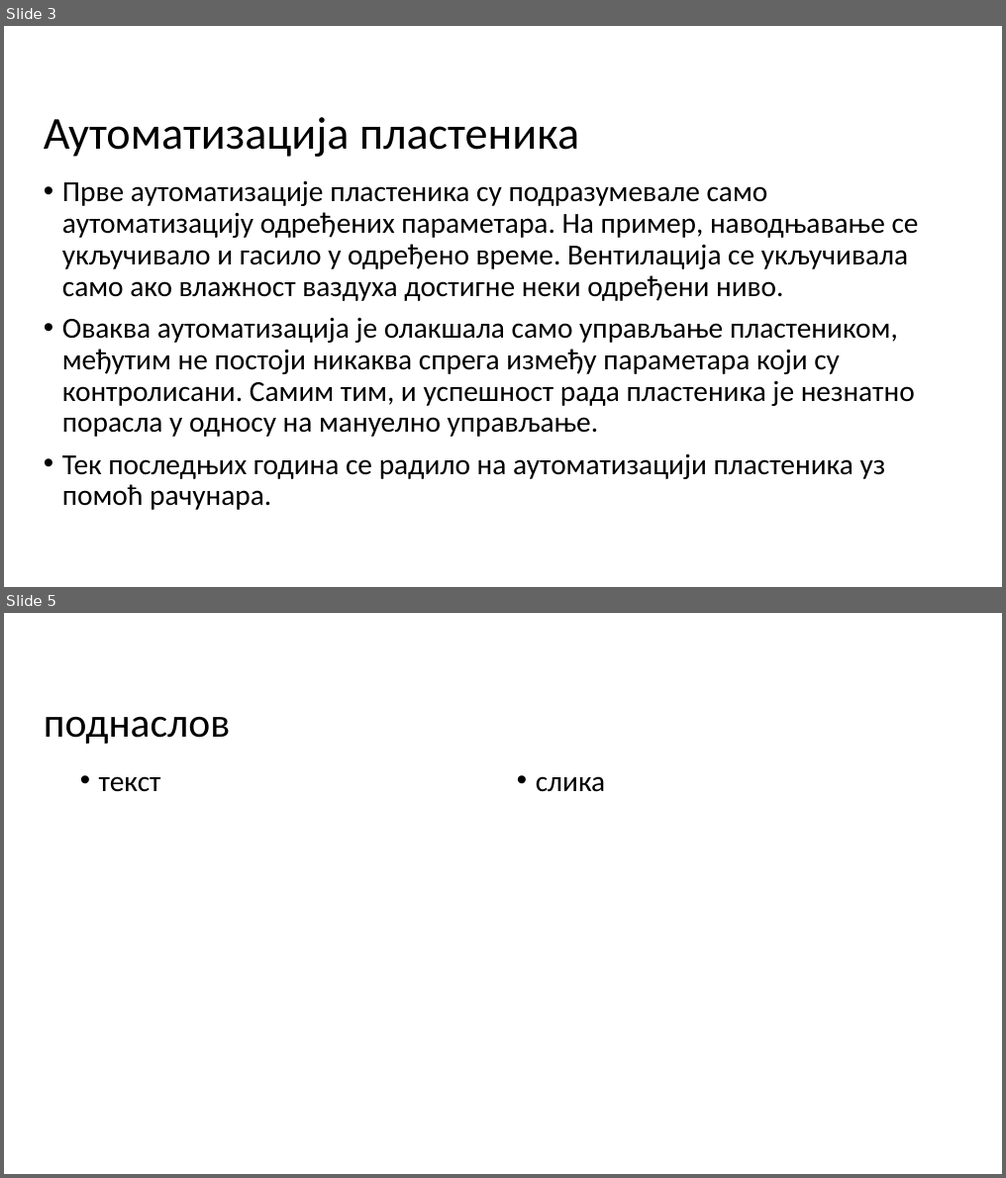
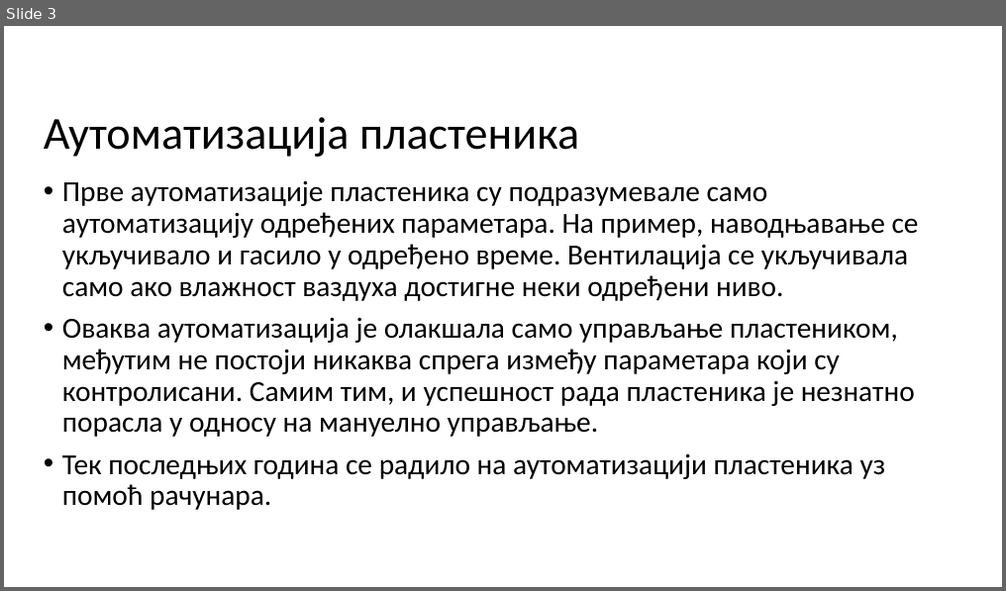
Before and after one commit to bozzano101/FuzzyGreenhouse, a slide deck: Presentation/Presentation.pptx. Shown one above the other, each under a label of ours: slides 3 and 5 before the commit, slide 3 after it; the slides between them are not shown. The pictures are 1006x1178 and 1006x591 pixels, drawn with LibreOffice and Linux fonts; fonts in the diff are those of the drawing; background and template pictures are left out. Boxes give left, top, right and bottom in pixels: in the first picture for what was removed or moved away, otherwise in the second. Text is boxed around its words. In the diff, an @@ line names an element or a change of style, - is before the commit and + after.

```diff
--- a/Presentation/Presentation.pptx
+++ b/Presentation/Presentation.pptx
@@ slide 5 removed at bbox=[4, 613, 1002, 1174], background #FFFFFF @@
@@ title removed at bbox=[44, 716, 230, 744] @@
-поднаслов
@@ text removed at bbox=[99, 776, 161, 792] @@
-• текст
@@ text removed at bbox=[536, 776, 606, 792] @@
-• слика
```
Also in this commit, not shown: 1 slide changed, 7 slides added.
